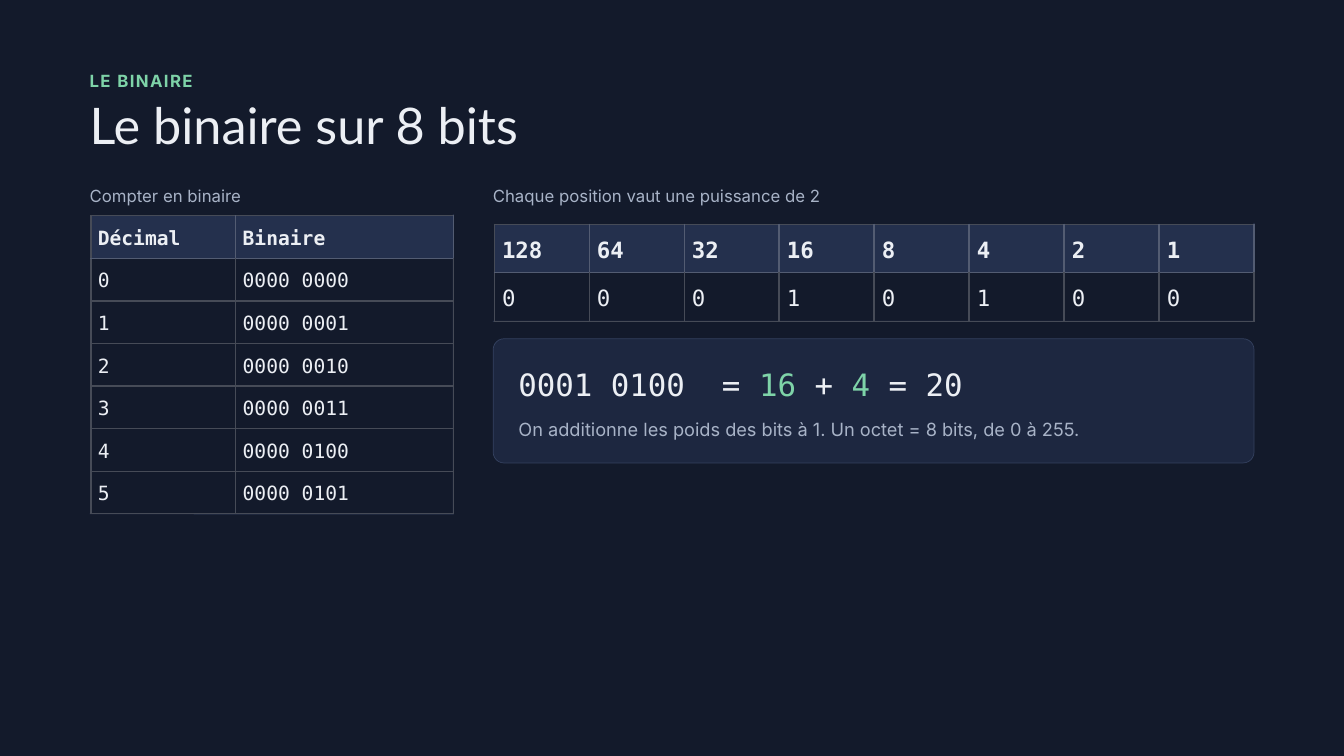
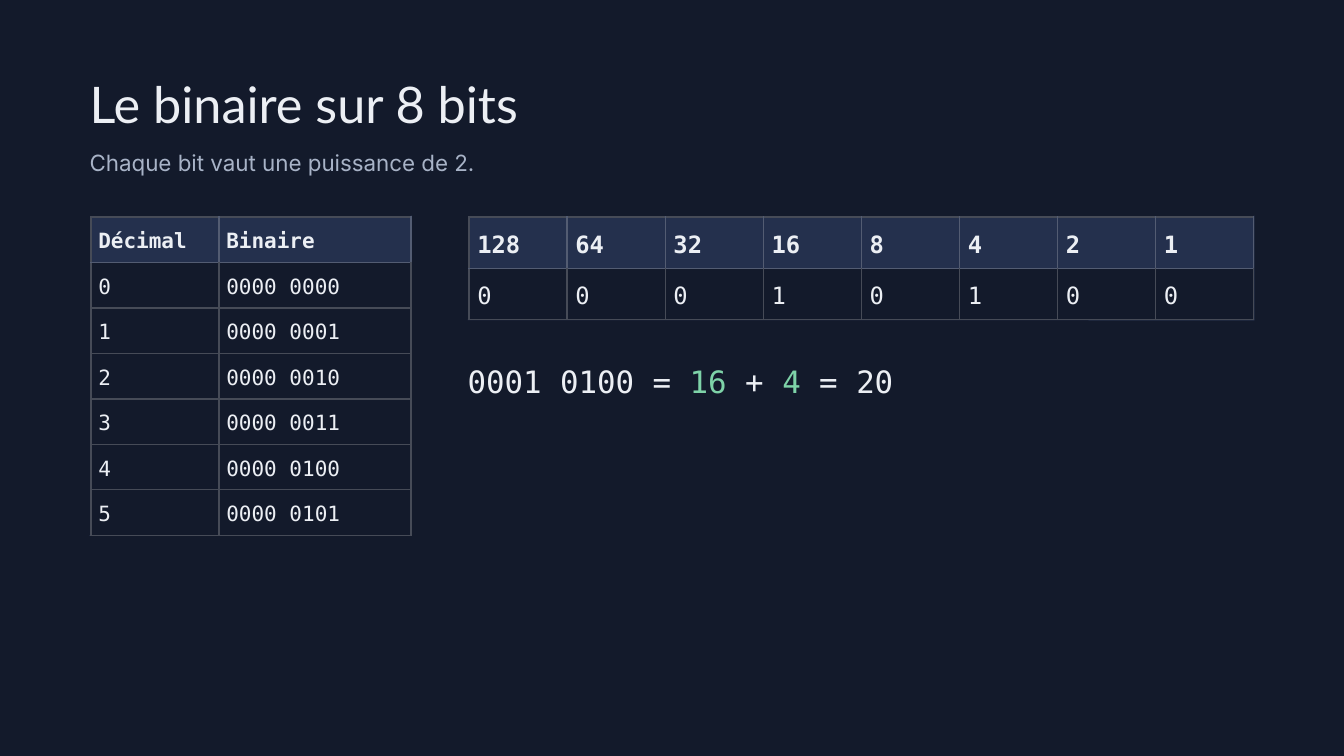
Before and after one commit to Blaeste/42-know, a slide deck: slide 2 of Les bases du C… ou pas.pptx. Drawn at 1344x756 pixels with LibreOffice and Linux fonts; fonts in the diff are those of the drawing. Boxes give left, top, right and bottom in pixels: in the first picture for what was removed or moved away, otherwise in the second. Text is boxed around its words. In the diff, an @@ line names an element or a change of style, - is before the commit and + after.

```diff
--- a/Les bases du C… ou pas.pptx
+++ b/Les bases du C… ou pas.pptx
@@ title "Le binaire sur 8 bits": place and size @@
-title "Le binaire sur 8 bits" at [90,107,518,145]
+title "Le binaire sur 8 bits" at [90,86,518,124]
@@ text removed at [90,75,192,87] @@
-LE BINAIRE
@@ text at [90,154,474,176]: text changed; size 12 to 16 pt @@
-Chaque position vaut une puissance de 2
+Chaque bit vaut une puissance de 2.
@@ text removed at [90,189,241,206] @@
-Compter en binaire
@@ table at [91,217,411,535] @@
@@ size 14 to 15 pt @@
@@ line spacing 19.6pt to 21pt @@
@@ table: place and size @@
-table at [91,216,454,514]
+table at [91,217,411,535]
@@ line moved from (454, 215) - (454, 514) to (411, 216) - (411, 536) @@
@@ table at [469,217,1251,320] @@
@@ size 16 to 17 pt @@
@@ line spacing 22.4pt to 23.8pt @@
@@ table: place and size @@
-table at [494,225,1252,322]
+table at [469,217,1251,320]
@@ line moved from (1254, 223) - (1254, 322) to (1254, 216) - (1254, 321) @@
@@ line moved from (493, 322) - (1254, 322) to (468, 320) - (1254, 320) @@
@@ text "0001 0100 = 16 + ...": place and size @@
-text "0001 0100 = 16 + ..." at [518,373,963,397]
+text "0001 0100 = 16 + ..." at [468,370,893,394]
@@ text "0001 0100 = 16 + ..." at [468,370,893,394]: line spacing 29.7pt to 33pt @@
@@ rounded rectangle removed at [493,339,1254,463] @@
@@ text removed at [518,422,1079,440] @@
-On additionne les poids des bits à 1. Un octet = 8 bits, de 0 à 255.
@@ line moved from (90, 514) - (454, 514) to (90, 535) - (411, 535) @@
```
Also in this commit, not shown: 8 other slides changed, 12 slides added, 13 slides removed, 3 other files.
